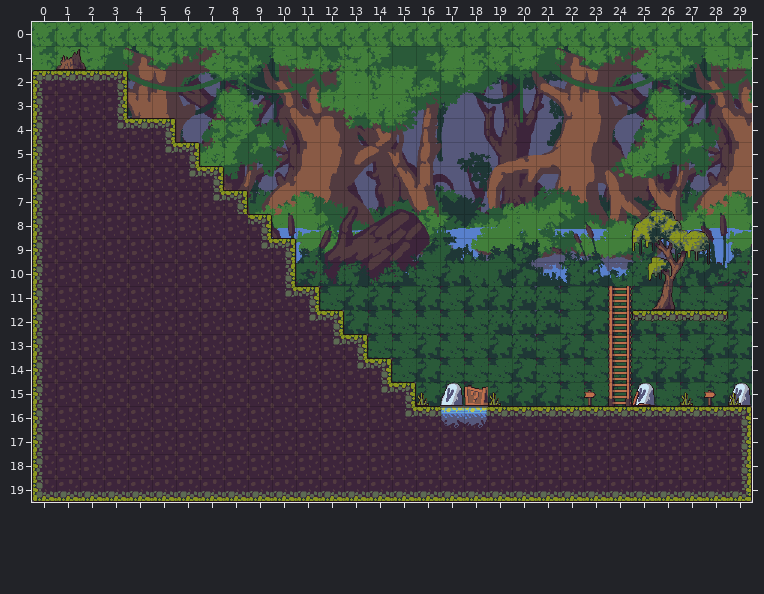
Two states of a Tiled map (JSON), Wizard_Chronicles/levels/Luca.tmj. The first picture shows the starting point.
Cells are 32x32 px. Shown: x 0..29, y 0..19.
The result:
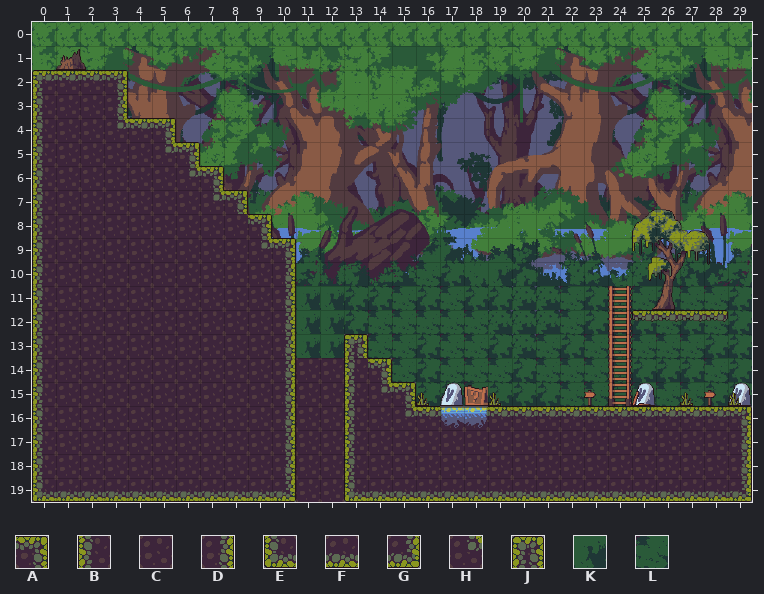
Key: from "TIleSet": A 2, B 20, C 21, D 22, E 40, F 41, G 42, H 43, J 103, K 521, L 536.
_ is an empty cell.
Edits made:
Layer "BackGround":
y 11: x 11..12 _L -> KK
y 12: x 11..12 __ -> KK
y 13: x 11..13 ___ -> KKJ
y 19: x 11..12 __ -> CC
Layer "Middle":
y 11: x 10..11 HA -> D_
y 12: x 10..12 CHA -> D__
y 13: x 10..13 CCHA -> D__J
y 14: x 10 C -> D; x 13 H -> B
y 15..18: x 10 C -> D; x 13 C -> B
y 19: x 10..13 FFFF -> G__E
Pixel boxes of the changes (left, top, right, bottom) in both pictures:
changed: (282, 286, 368, 502)
